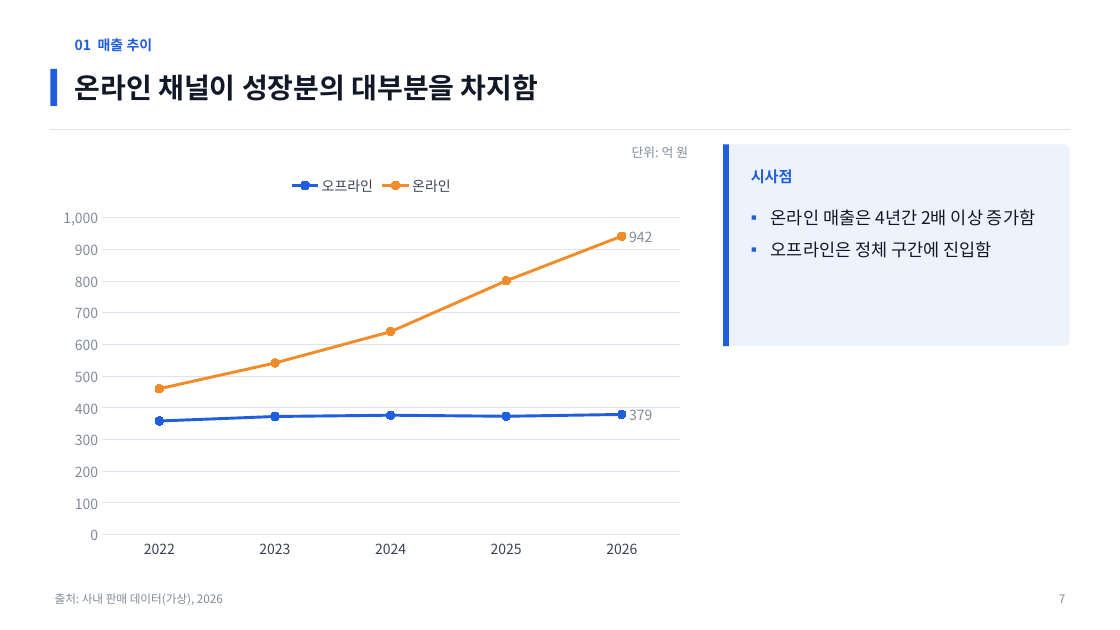
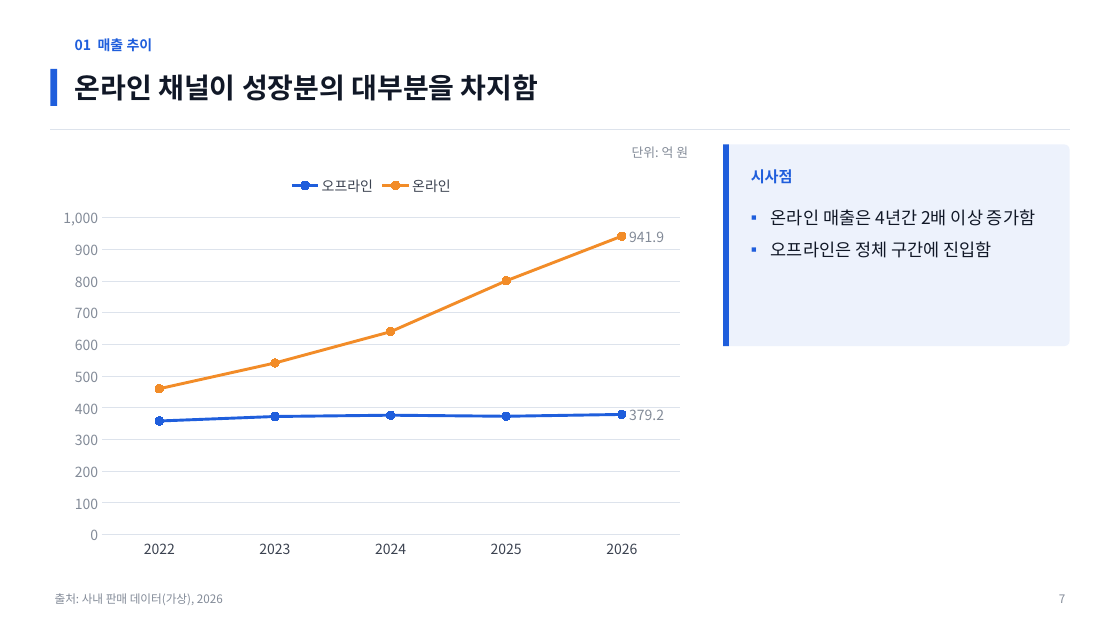
Before and after one commit to coindesktop/Awesome-PPT-SKILL, a slide deck: slide 7 of examples/sales-report/deck.pptx. Drawn at 1120x630 pixels with LibreOffice and Linux fonts; fonts in the diff are those of the drawing. Boxes give left, top, right and bottom in pixels: in the first picture for what was removed or moved away, otherwise in the second. Text is boxed around its words. In the diff, an @@ line names an element or a change of style, - is before the commit and + after.

```diff
--- a/examples/sales-report/deck.pptx
+++ b/examples/sales-report/deck.pptx
@@ line chart at (50,166,692,567) @@
@@ data labels of 오프라인 added @@
@@ data labels of 온라인 added @@
```
Also in this commit, not shown: 3 other slides changed, 27 other files.
